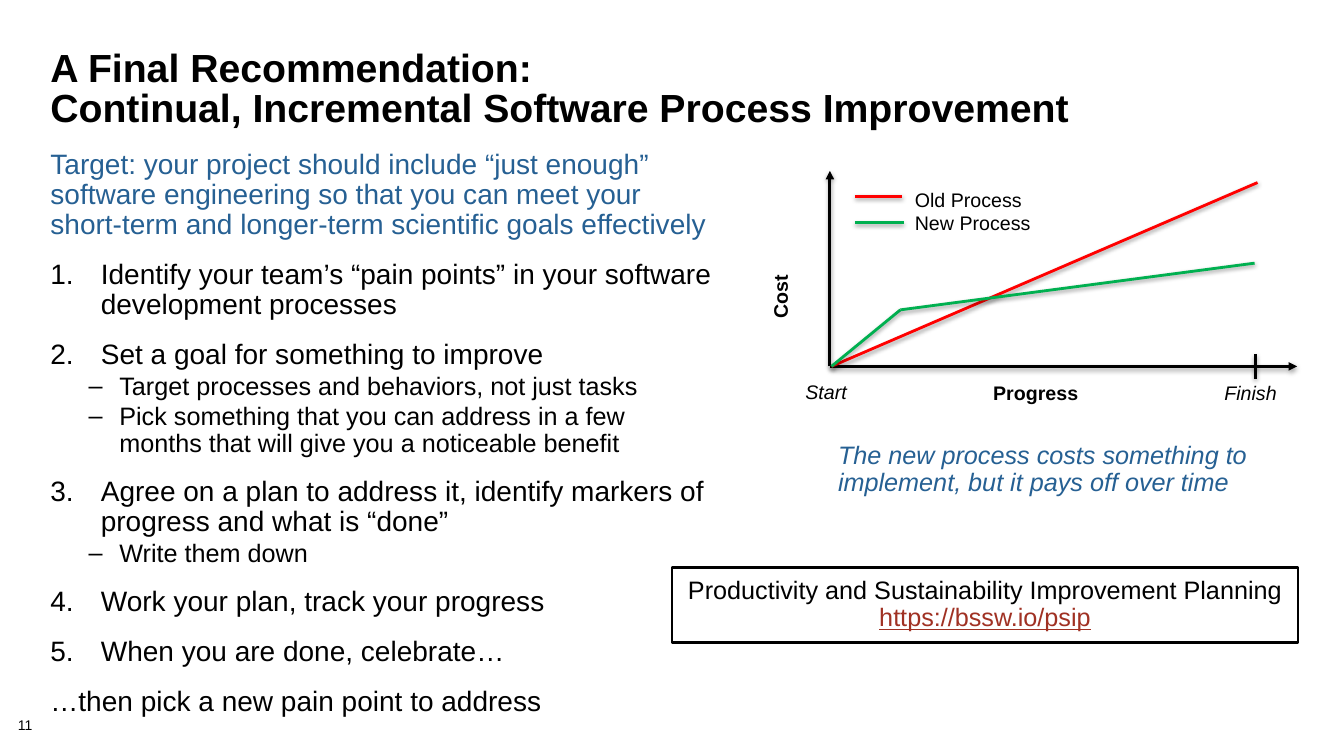
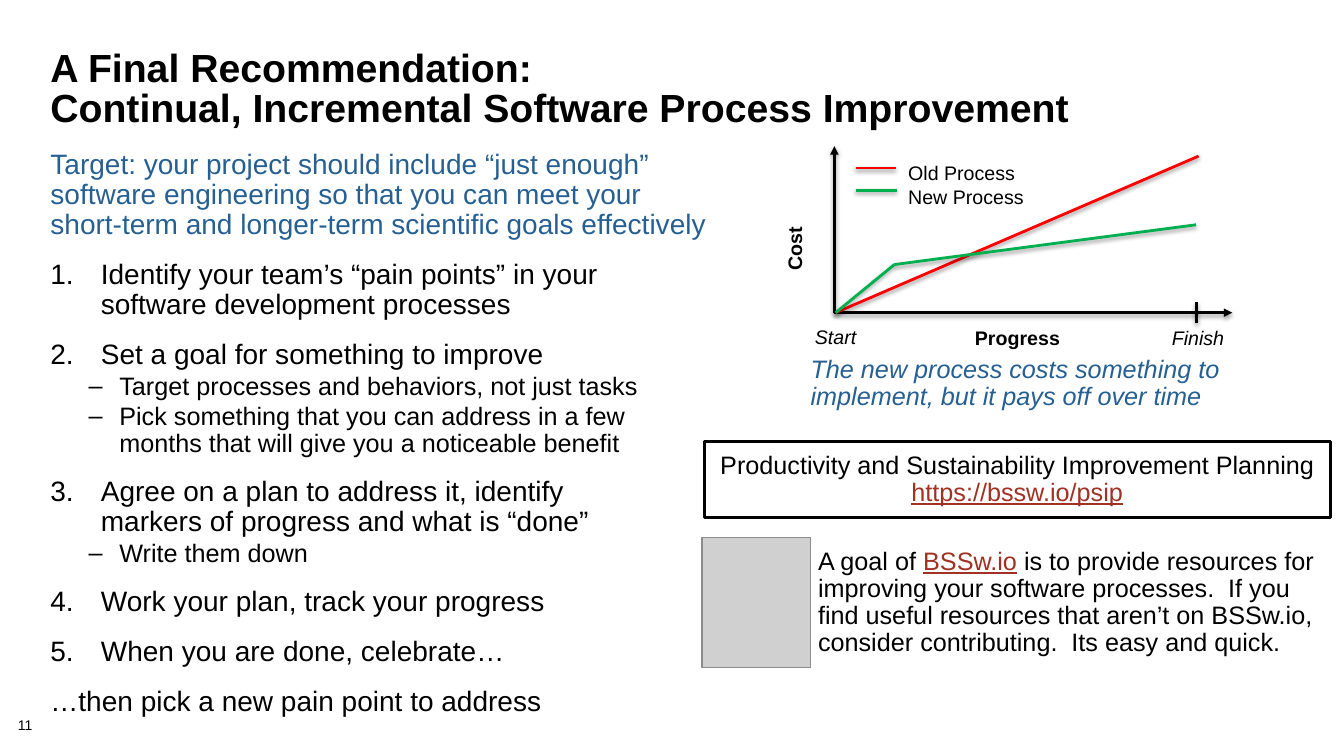
Before and after one commit to betterscientificsoftware/bssw-tutorial, a slide deck: slide 11 of presentations/summary.pptx. Drawn at 1344x756 pixels with LibreOffice and Linux fonts; fonts in the diff are those of the drawing; grey boxes stand for pictures; background and template pictures are left out. Boxes give left, top, right and bottom in pixels: in the first picture for what was removed or moved away, otherwise in the second. Text is boxed around its words. In the diff, an @@ line names an element or a change of style, - is before the commit and + after.

```diff
--- a/presentations/summary.pptx
+++ b/presentations/summary.pptx
@@ text "Target: your project should include ..." rewrapped from box(50, 153, 711, 716) to box(50, 263, 638, 716) @@
@@ arrow moved from (830, 366) - (830, 170) to (835, 313) - (835, 146) @@
@@ line moved from (832, 366) - (1257, 182) to (836, 313) - (1199, 156) @@
@@ line moved from (855, 197) - (902, 197) to (856, 168) - (896, 168) @@
@@ text "Old Process": place and size @@
-text "Old Process" at box(915, 192, 1031, 231)
+text "Old Process" at box(908, 165, 1024, 205)
@@ text "Cost": place and size @@
-text "Cost" at box(770, 279, 792, 317)
+text "Cost" at box(784, 231, 806, 270)
@@ line moved from (855, 223) - (903, 223) to (856, 191) - (897, 191) @@
@@ line moved from (900, 310) - (1254, 263) to (894, 264) - (1196, 225) @@
@@ line moved from (832, 366) - (900, 310) to (836, 313) - (894, 264) @@
@@ text "Start": place and size @@
-text "Start" at box(805, 385, 846, 400)
+text "Start" at box(815, 330, 856, 345)
@@ arrow moved from (830, 366) - (1298, 366) to (835, 313) - (1232, 313) @@
@@ text "Progress": place and size @@
-text "Progress" at box(993, 386, 1078, 404)
+text "Progress" at box(975, 331, 1060, 349)
@@ text "Finish": place and size @@
-text "Finish" at box(1224, 385, 1276, 401)
+text "Finish" at box(1172, 330, 1224, 346)
@@ line moved from (1255, 354) - (1255, 379) to (1197, 302) - (1197, 324) @@
@@ text "The new process costs something ...": place and size @@
-text "The new process costs something ..." at box(838, 445, 1247, 497)
+text "The new process costs something ..." at box(811, 359, 1219, 411)
@@ rectangle "Productivity and Sustainability Improvement Planning": place and size @@
-rectangle "Productivity and Sustainability Improvement Planning" at box(671, 568, 1298, 643)
+rectangle "Productivity and Sustainability Improvement Planning" at box(704, 442, 1330, 517)
@@ picture added at box(702, 538, 811, 668) @@
@@ text added at box(818, 551, 1313, 657), 18 pt, text #000000 @@
+A goal of BSSw.io is to provide resources for improving your software processes. If you find useful resources that aren’t on BSSw.io, consider contributing. Its easy and quick.
```
Also in this commit, not shown: 2 other slides changed.
